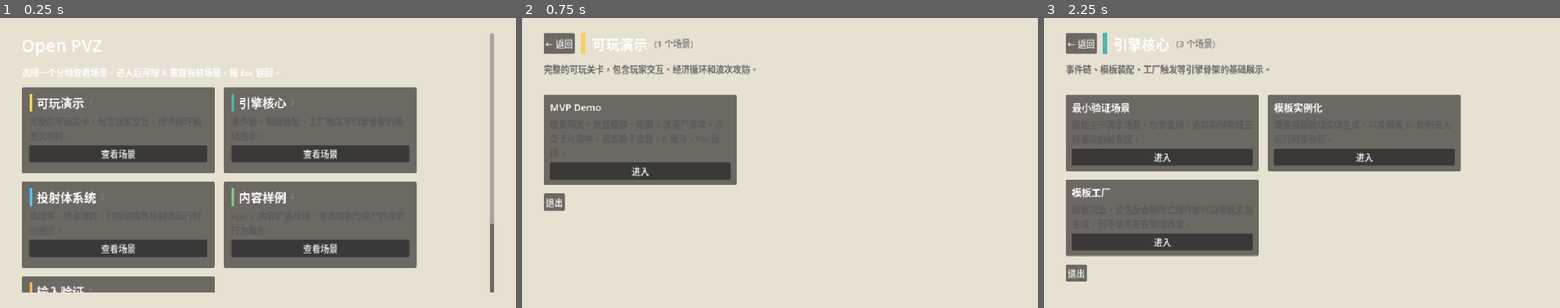
Above: before the commit, frames 1-3 (left to right).
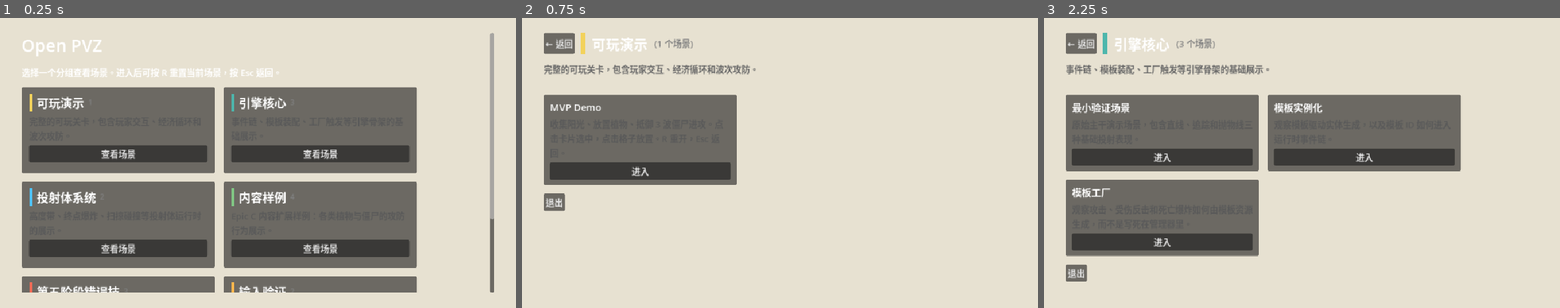
Above: after the commit, the same moments.

Repository: Abgetrennter/open_pvz
Game: Godot game, scene res://scenes/main/main.tscn
Two runs of this game, one before a commit and one after it. Both use one fixed random seed, a clock stepped at 60 frames per second and the inputs below.
Inputs:
- Up to frame 1 (0.25 s): no input
- Up to frame 2 (0.75 s): click "查看场景" at 0.5 s
- Up to frame 3 (2.25 s): click "← 返回" at 1.25 s; click "查看场景" at 2 s

The runs differ from the first frame. In frame 1, 2.3% of the frame differs, in the area x 5-96%, y 69-95%; in frame 2, nothing differs; in frame 3, nothing differs.

Commit message:
Add chaos showcase group and stage-five demo scenes

Diff:
--- /dev/null
+++ b/scenes/showcase/death_blossom_chaos_showcase.tscn
@@ -0,0 +1,13 @@
+[gd_scene load_steps=3 format=3]
+
+[ext_resource type="Script" path="res://scripts/main/showcase_scene.gd" id="1_battle"]
+[ext_resource type="Resource" path="res://scenes/validation/death_blossom_chaos_validation.tres" id="2_scenario"]
+
+[node name="DeathBlossomChaosShowcase" type="Node2D"]
+script = ExtResource("1_battle")
+scenario = ExtResource("2_scenario")
+allow_restart_input = true
+enable_runtime_snapshot_logging = false
+show_debug_overlay = true
+showcase_title = "死亡爆炸错误技展示"
+showcase_summary = "基础射手击杀 Reactive Bomber 后，观察 on_death 爆炸如何同时命中两侧障碍植物。"
--- /dev/null
+++ b/scenes/showcase/reactive_retaliation_chaos_showcase.tscn
@@ -0,0 +1,13 @@
+[gd_scene load_steps=3 format=3]
+
+[ext_resource type="Script" path="res://scripts/main/showcase_scene.gd" id="1_battle"]
+[ext_resource type="Resource" path="res://scenes/validation/reactive_retaliation_chaos_validation.tres" id="2_scenario"]
+
+[node name="ReactiveRetaliationChaosShowcase" type="Node2D"]
+script = ExtResource("1_battle")
+scenario = ExtResource("2_scenario")
+allow_restart_input = true
+enable_runtime_snapshot_logging = false
+show_debug_overlay = true
+showcase_title = "受伤反击错误技展示"
+showcase_summary = "双连发射手持续压制 Reactive Bomber，观察 when_damaged 反击如何稳定回打两个事件源。"
--- /dev/null
+++ b/scenes/showcase/tracking_barrage_chaos_showcase.tscn
@@ -0,0 +1,13 @@
+[gd_scene load_steps=3 format=3]
+
+[ext_resource type="Script" path="res://scripts/main/showcase_scene.gd" id="1_battle"]
+[ext_resource type="Resource" path="res://scenes/validation/tracking_barrage_chaos_validation.tres" id="2_scenario"]
+
+[node name="TrackingBarrageChaosShowcase" type="Node2D"]
+script = ExtResource("1_battle")
+scenario = ExtResource("2_scenario")
+allow_restart_input = true
+enable_runtime_snapshot_logging = false
+show_debug_overlay = true
+showcase_title = "追踪弹幕错误技展示"
+showcase_summary = "地面追踪投弹手与空中拦截手同时开火，观察 ground/air 两类 tracking runtime 如何并行命中。"
--- a/scripts/main/showcase_hub.gd
+++ b/scripts/main/showcase_hub.gd
@@ -79,6 +79,28 @@
 				"title": "僵尸梯队样例",
 				"summary": "基础、快跑、坦克和重型僵尸共同测试统一的 bite 运行时。",
 				"scene": "res://scenes/showcase/zombie_roster_showcase.tscn",
+			},
+		],
+	},
+	{
+		"group_title": "第五阶段错误技",
+		"group_summary": "第五阶段新增的手工错误技样例，可直接可视化观察共享运行时如何承载反击、死亡爆炸和双追踪弹幕。",
+		"color": Color("ef6c57"),
+		"items": [
+			{
+				"title": "受伤反击错误技",
+				"summary": "两个连发射手持续攻击 Reactive Bomber，观察 when_damaged 反击链如何分别回打两个攻击者。",
+				"scene": "res://scenes/showcase/reactive_retaliation_chaos_showcase.tscn",
+			},
+			{
+				"title": "死亡爆炸错误技",
+				"summary": "基础射手击杀 Reactive Bomber 后，观察 on_death 爆炸如何同时命中两侧障碍植物。",
+				"scene": "res://scenes/showcase/death_blossom_chaos_showcase.tscn",
+			},
+			{
+				"title": "追踪弹幕错误技",
+				"summary": "地面追踪投弹手和空中拦截手并行开火，展示双 tracking runtime 的共享命中链。",
+				"scene": "res://scenes/showcase/tracking_barrage_chaos_showcase.tscn",
 			},
 		],
 	},
Not shown, changed: scenes/showcase/README.md
